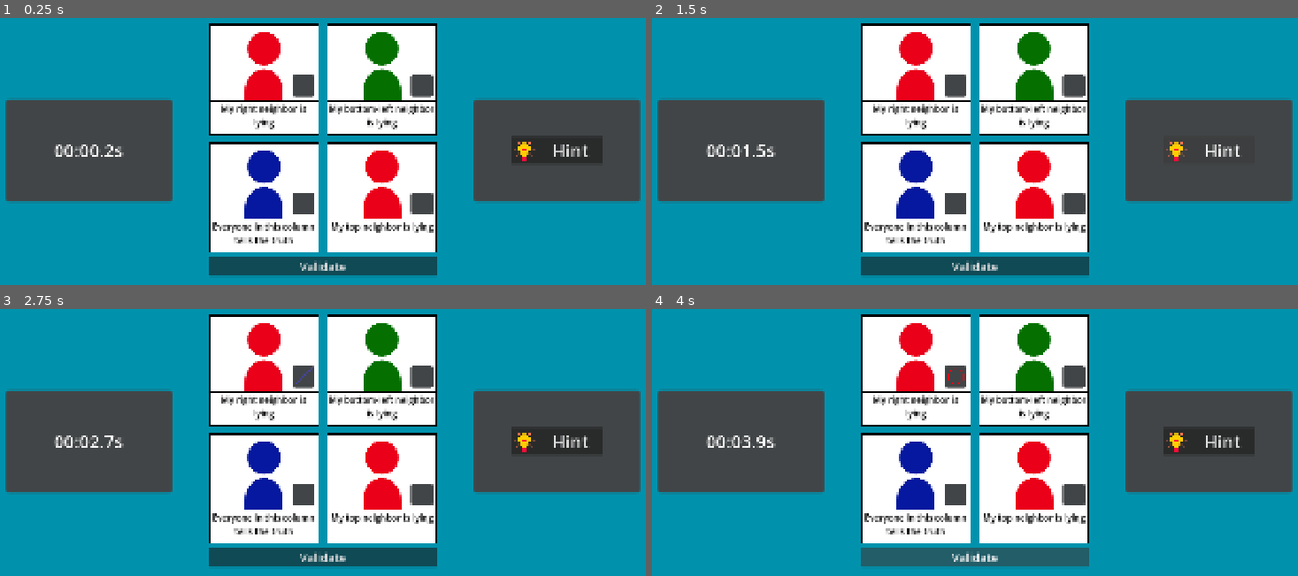
Above: before the commit, frames 1-4 (two rows, left to right).
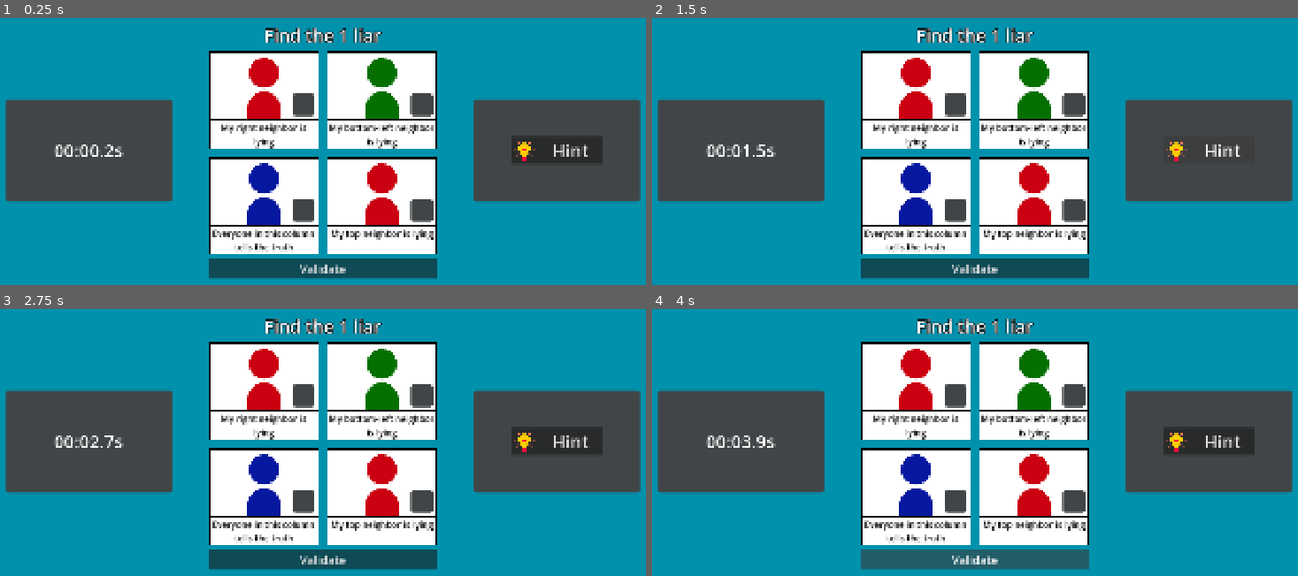
Above: after the commit, the same moments.

Repository: LaClimSx/PDS
Game: Godot game, scene res://scenes/level.tscn
Two runs of this game, one before a commit and one after it. Both use one fixed random seed, a clock stepped at 60 frames per second and the inputs below.
Inputs (mouse positions are in pixels of both pictures, inside the frame that each line leads up to):
- Up to frame 1 (0.25 s): no input
- Up to frame 2 (1.5 s): click "Validate" at 0.5 s; click "Hint" at 1.25 s
- Up to frame 3 (2.75 s): click (303, 375) at 2.02 s
- Up to frame 4 (4 s): click (955, 375) at 2.77 s; click "Validate" at 3.5 s

The runs differ from the first frame. In frame 1, 16% of the frame differs, in the area x 32-68%, y 1-98%; in frame 2, 16%; in frame 3, 16%; in frame 4, 16%.

Commit message:
add global + dynamic sizing of persons

Diff:
--- a/assets/art/red_person.svg
+++ b/assets/art/red_person.svg
@@ -16,7 +16,7 @@
     <path
        style="display:none;fill:none;stroke:#109000;stroke-width:1.44596;stroke-linecap:round;stroke-linejoin:round;stroke-dasharray:none;stroke-opacity:1;paint-order:fill markers stroke"
        id="path1"
-       d="M 4.5429536e-7,33.045452 7.3415346,45.761363 14.683069,58.477274 3.7314428e-8,58.477274 -14.683069,58.477274 -7.3415346,45.761363 Z"
+       d="M 4.5429536e-7,33.045452 7.3415346,45.761363 14.683069,58.477274 H 3.7314428e-8 -14.683069 l 7.3415344,-12.715911 z"
        transform="matrix(0.97589686,0,0,0.97589686,17,-27.658406)" />
     <rect
        style="display:none;fill:none;stroke:#ff45ad;stroke-width:1.41111;stroke-linecap:round;stroke-linejoin:round;stroke-dasharray:none;stroke-opacity:1;paint-order:fill markers stroke"
@@ -39,14 +39,14 @@
        id="g6"
        transform="translate(-5,-5.015321)">
       <circle
-         style="fill:#ea0019;fill-opacity:1;stroke:none;stroke-width:1.41111;stroke-linecap:round;stroke-linejoin:round;stroke-dasharray:none;stroke-opacity:1;paint-order:fill markers stroke"
+         style="fill:#cb0011;fill-opacity:1;stroke:none;stroke-width:1.41111;stroke-linecap:round;stroke-linejoin:round;stroke-dasharray:none;stroke-opacity:1;paint-order:fill markers stroke"
          id="path5"
          cx="25"
          cy="17.302357"
          r="9.0027399" />
       <path
          id="path6"
-         style="fill:#ea0019;fill-opacity:1;stroke-width:1.41111;stroke-linecap:round;stroke-linejoin:round;paint-order:fill markers stroke"
+         style="fill:#cb0011;fill-opacity:1;stroke-width:1.41111;stroke-linecap:round;stroke-linejoin:round;paint-order:fill markers stroke"
          d="m 35.169661,39.212189 c 0,2.978971 0.56768,8.850923 -1.081146,10.803132 C 28.035598,50 21.893138,50 15.911485,50.015321 14.262659,48.063112 14.830339,42.19116 14.830339,39.212189 14.830339,33.254247 19.967952,28.42438 25,28.42438 c 5.032048,0 10.169661,4.829867 10.169661,10.787809 z" />
     </g>
   </g>
--- a/project.godot
+++ b/project.godot
@@ -15,6 +15,10 @@
 config/features=PackedStringArray("4.7", "GL Compatibility")
 run/max_fps=240
 config/icon="res://assets/icon.svg"
+
+[autoload]
+
+Global="*uid://b7du5yi2h4u24"
 
 [debug]
 
--- a/scenes/level.tscn
+++ b/scenes/level.tscn
@@ -58,6 +58,14 @@
 size_flags_vertical = 4
 theme_override_constants/separation = 10
 
+[node name="LiarLabel" type="Label" parent="PanelContainer/HBoxContainer/VBoxContainer" unique_id=1720406180]
+unique_name_in_owner = true
+layout_mode = 2
+theme_override_constants/outline_size = 12
+theme_override_font_sizes/font_size = 48
+text = "Find the X liar"
+horizontal_alignment = 1
+
 [node name="GridContainer" type="GridContainer" parent="PanelContainer/HBoxContainer/VBoxContainer" unique_id=1456320327]
 unique_name_in_owner = true
 layout_mode = 2
@@ -112,3 +120,4 @@
 icon = ExtResource("3_w8frs")
 
 [connection signal="pressed" from="PanelContainer/HBoxContainer/VBoxContainer/ValidateButton" to="." method="_on_validate_button_pressed"]
+[connection signal="pressed" from="PanelContainer/HBoxContainer/MarginContainer2/PanelContainer/HintButton" to="." method="_on_hint_button_pressed"]
--- a/scenes/person.tscn
+++ b/scenes/person.tscn
@@ -18,7 +18,8 @@
 border_color = Color(0, 0, 0, 1)
 
 [node name="Person" type="PanelContainer" unique_id=1970352386]
-custom_minimum_size = Vector2(300, 300)
+custom_minimum_size = Vector2(300, 250)
+custom_maximum_size = Vector2(-1, 400)
 offset_right = 40.0
 offset_bottom = 40.0
 theme_override_styles/panel = SubResource("StyleBoxFlat_jf287")
@@ -33,7 +34,8 @@
 
 [node name="TextureRect" type="TextureRect" parent="VBoxContainer/Control" unique_id=1991069750]
 unique_name_in_owner = true
-custom_minimum_size = Vector2(0, 200)
+custom_minimum_size = Vector2(0, 180)
+custom_maximum_size = Vector2(-1, 180)
 layout_mode = 2
 texture = ExtResource("2_jf287")
 expand_mode = 1
--- /dev/null
+++ b/scripts/global.gd
@@ -0,0 +1,7 @@
+extends Node
+
+var VERSION: int
+@onready var rng : RandomNumberGenerator = RandomNumberGenerator.new()
+
+func _ready() -> void:
+	VERSION = rng.randi_range(1, 4)
--- a/scripts/level.gd
+++ b/scripts/level.gd
@@ -1,26 +1,47 @@
 extends Control
+class_name Level
+
+@export_range(1, 9) var liar_number: int = 1
 
 @onready var persons : Array = %GridContainer.get_children()
 @onready var stopwatch : Label = %Stopwatch
 
 var time_passed: float = 0.0
+var stopped: bool = false
+
+func _ready() -> void:
+	%LiarLabel.text = "Find the 1 liar" if liar_number == 1 else "Find the " + str(liar_number) + " liars"
+
 
 func _process(delta: float) -> void:
-	time_passed += delta
-	var minutes : int = int(time_passed / 60.0)
-	var min_string: String = "0" + str(minutes) if minutes < 10 else str(minutes)
-	var seconds : float = time_passed - 60 * minutes
-	var sec_string: String = "0" + str(seconds).pad_decimals(1) if seconds < 10 else str(seconds).pad_decimals(1)
-	stopwatch.text = min_string + ":" + sec_string + "s"
+	if !stopped:
+		time_passed += delta
+		var minutes : int = int(time_passed / 60.0)
+		var min_string: String = "0" + str(minutes) if minutes < 10 else str(minutes)
+		var seconds : float = time_passed - 60 * minutes
+		var sec_string: String = "0" + str(seconds).pad_decimals(1) if seconds < 10 else str(seconds).pad_decimals(1)
+		stopwatch.text = min_string + ":" + sec_string + "s"
 
 
 func _on_validate_button_pressed() -> void:
 	var correct: bool = true
+	var idx: int = 0
 	for person: Person in persons:
 		if !person.is_guess_correct():
-			print("Incorrect for person:", person.name)
+			print("Incorrect for person:", idx_to_position(idx, %GridContainer.columns))
 			correct = false
+		idx += 1
 	if correct:
 		print("Correct!")
 	else:
-		print("Déso pas déso je te brise les os")
+		print("You made at least one mistake")
+
+
+func _on_hint_button_pressed() -> void:
+	pass
+
+
+static func idx_to_position(idx: int, nb_columns: int) -> String:
+	var column_str : String = String.chr(65 + (idx % nb_columns))
+	@warning_ignore("integer_division")
+	return column_str + str((idx / nb_columns) + 1)
Not shown, changed: assets/art/red_person.svg.import
Not shown: 1 places in scenes/person.tscn that only renumber resources
Not shown, added: scripts/global.gd.uid
